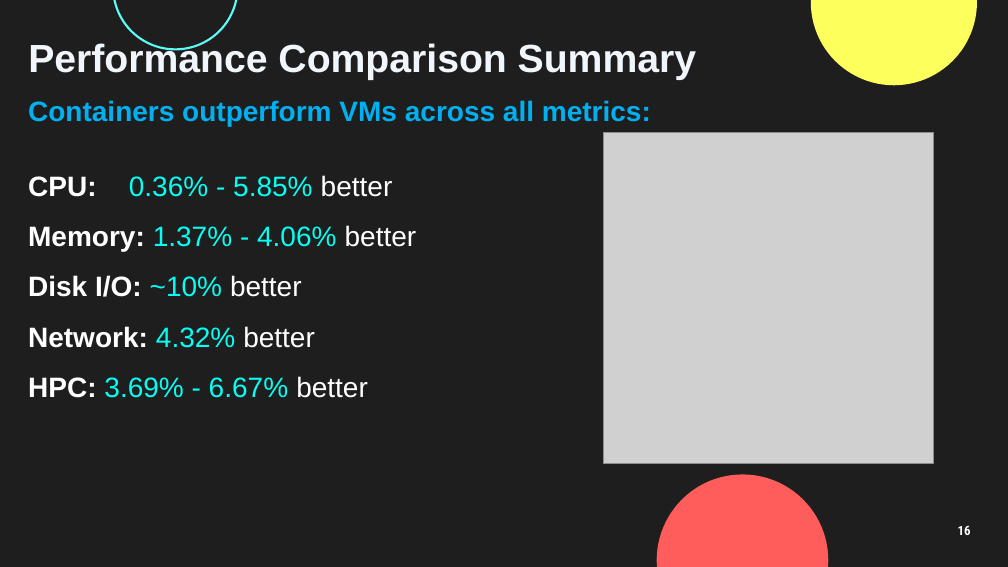
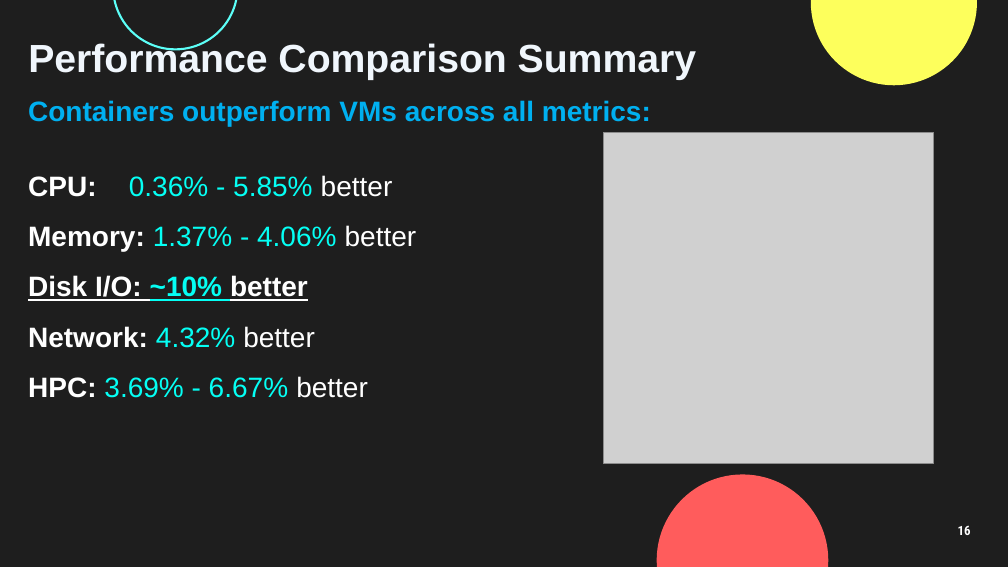
Before and after one commit to ahmedtarek26/cloud_basics_project, a slide deck: slide 16 of Cloud Computing Performance Testing.pptx. Drawn at 1008x567 pixels with LibreOffice and Linux fonts; fonts in the diff are those of the drawing; grey boxes stand for pictures. Boxes give left, top, right and bottom in pixels: in the first picture for what was removed or moved away, otherwise in the second. Text is boxed around its words. In the diff, an @@ line names an element or a change of style, - is before the commit and + after.

```diff
--- a/Cloud Computing Performance Testing.pptx
+++ b/Cloud Computing Performance Testing.pptx
@@ text at bbox=[28, 275, 308, 301]: bold on in "~10% better"; underline on in "Disk I/O: ~10% better" @@
```
Also in this commit, not shown: 6 other slides changed, 2 slides added.
